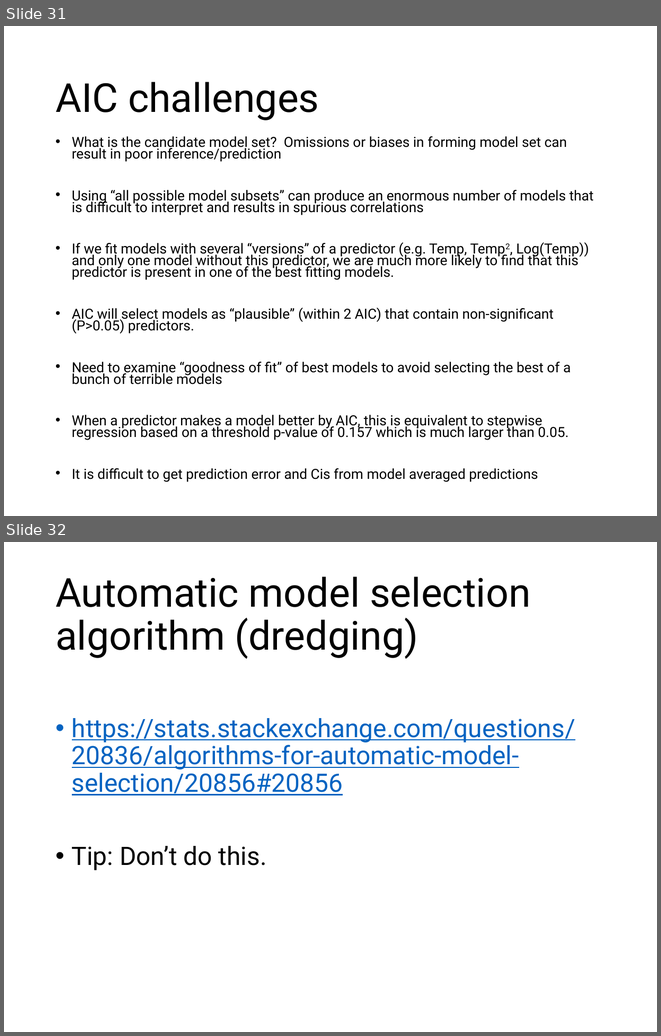
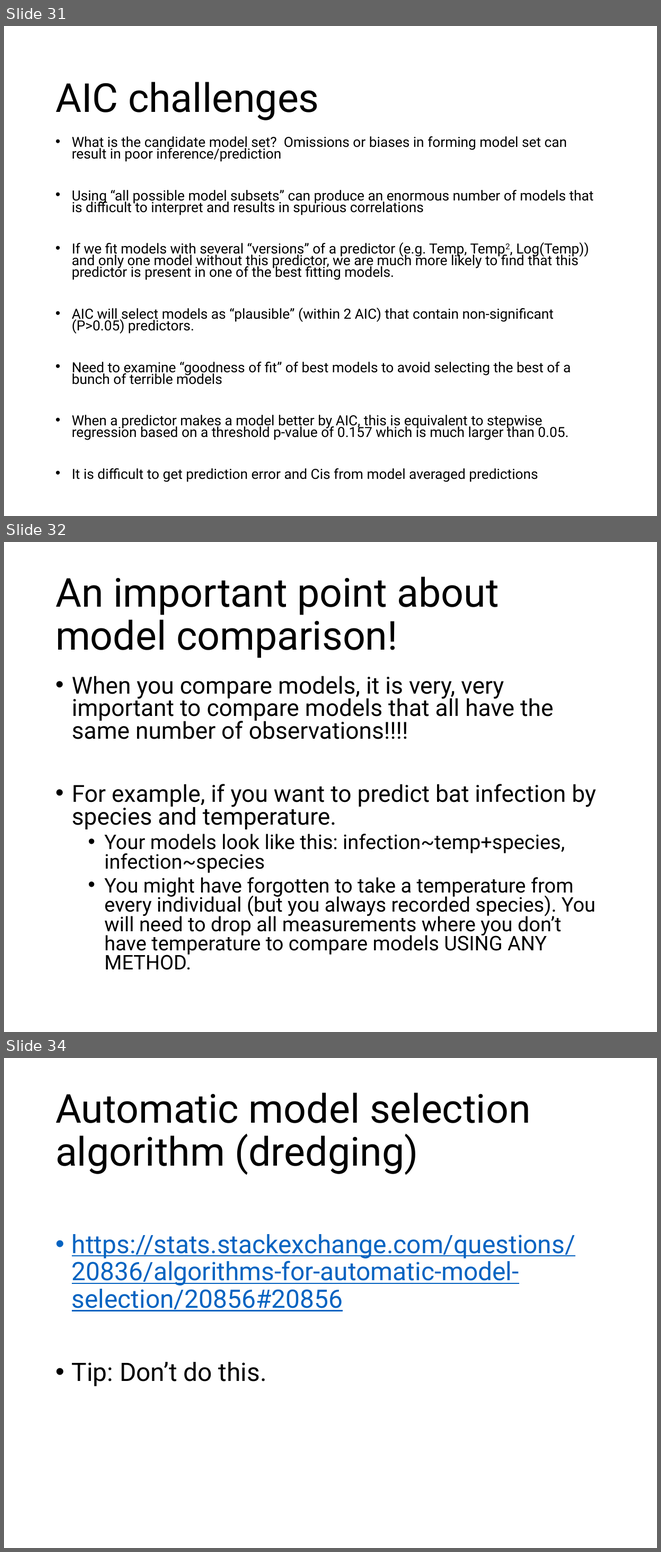
Before and after one commit to VTQuantMethodsEEB/klangwig, a slide deck: lectures/week_11_model_selection/le111_model_selection.pptx. Shown one above the other, each under a label of ours: slides 31 and 32 before the commit, slides 31, 32 and 34 after it; the slides between them are not shown. The pictures are 661x1036 and 661x1552 pixels, drawn with LibreOffice and Linux fonts; fonts in the diff are those of the drawing. Boxes give left, top, right and bottom in pixels: in the first picture for what was removed or moved away, otherwise in the second. Text is boxed around its words. In the diff, an @@ line names an element or a change of style, - is before the commit and + after.

```diff
--- a/lectures/week_11_model_selection/le111_model_selection.pptx
+++ b/lectures/week_11_model_selection/le111_model_selection.pptx
@@ slide 32 added at [4,542,657,1032], background #FFFFFF @@
@@ title added at [55,576,499,658], 44 pt, text #000000 @@
+An important point about model comparison!
@@ text added at [72,676,596,970], 22.2 pt, text #000000 @@
+• When you compare models, it is very, very important to compare models that all have the same number of observations!!!!
+• For example, if you want to predict bat infection by species and temperature.
+  • Your models look like this: infection~temp+species, infection~species
+  • You might have forgotten to take a temperature from every individual (but you always recorded species). You will need to drop all measurements where you don’t have temperature to compare models USING ANY METHOD.
@@ what was slide 32 is now slide 34 @@
```
Also in this commit, not shown: 1 other slide added, 4 other files.
